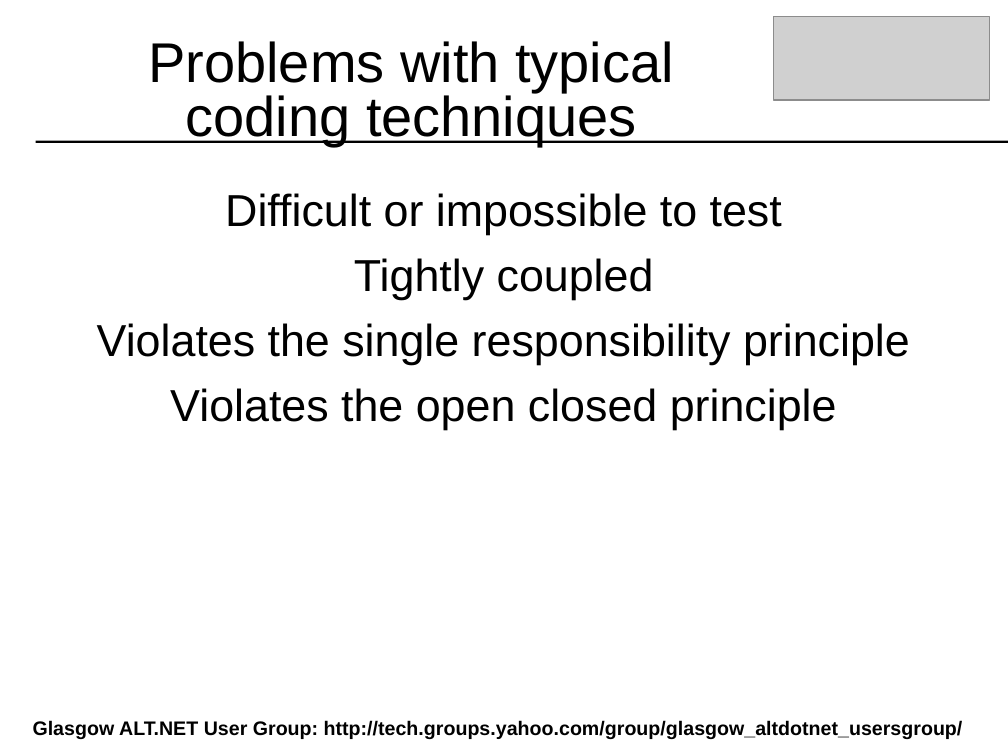
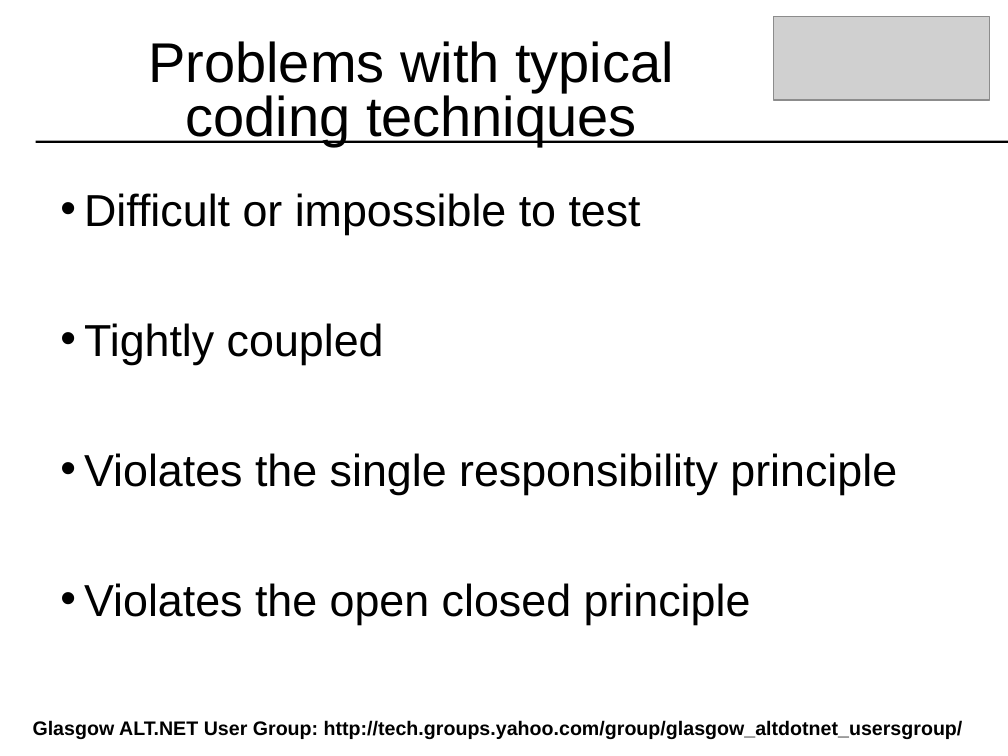
Before and after one commit to craignicol/scotaltdotnet, a slide deck: slide 5 of belfast/IOC-TDD-And Testability.ppt (slide 7 before the commit). Drawn at 1008x756 pixels with LibreOffice and Linux fonts; fonts in the diff are those of the drawing; grey boxes stand for pictures; background and template pictures are left out. Boxes give left, top, right and bottom in pixels: in the first picture for what was removed or moved away, otherwise in the second. Text is boxed around its words. In the diff, an @@ line names an element or a change of style, - is before the commit and + after.

```diff
--- a/belfast/IOC-TDD-And Testability.ppt
+++ b/belfast/IOC-TDD-And Testability.ppt
@@ text "Difficult or impossible to test" at (x1=84, y1=193, x2=897, y2=625): alignment centre to left; bullet none to • @@
```
Also in this commit, not shown: 19 other slides changed, 28 slides added, 7 slides removed, 1 other file.
